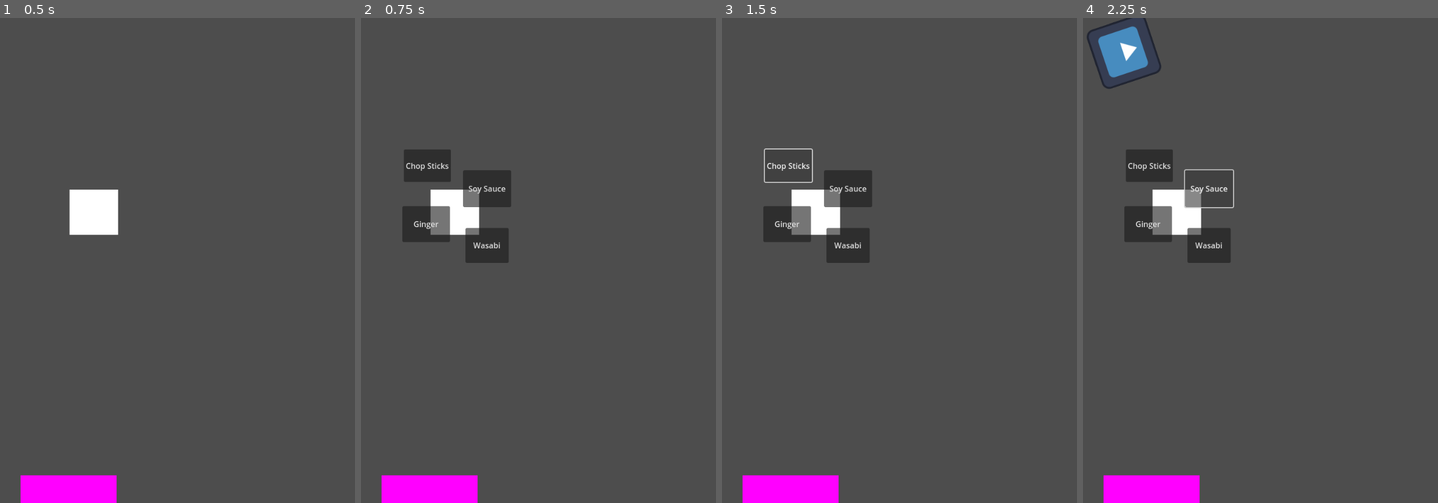
Above: before the commit, frames 1-4 (left to right).
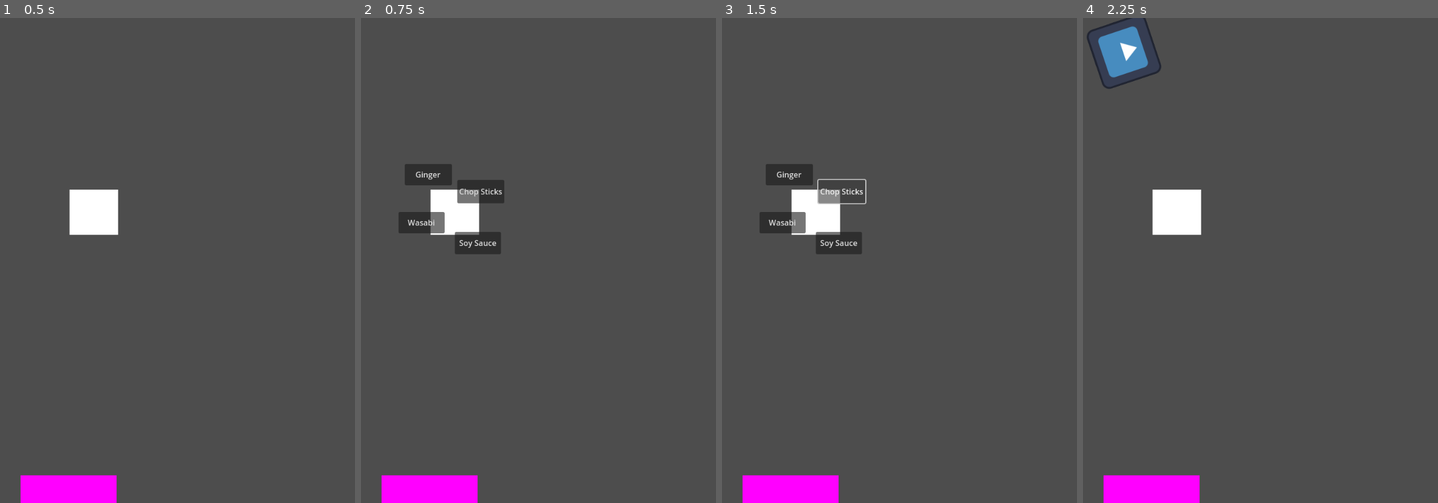
Above: after the commit, the same moments.

Repository: john9francis/sushi-attack
Game: Godot game, scene res://scripts/main.tscn
Same seed, same stepped clock (60 frames per second), same inputs: the game is played once before the commit and once after it. The engine's default icon, where the game draws it, is replaced by a stand-in: a white triangle on a blue panel in a dark square.
Inputs (mouse positions are in pixels of both pictures, inside the frame that each line leads up to):
- Up to frame 1 (0.5 s): no input
- Up to frame 2 (0.75 s): tap Enter at 0.5 s; move the mouse to (453, 212) at 0.52 s; press the mouse at (453, 212) at 0.53 s
- Up to frame 3 (1.5 s): release the mouse at (814, 212) at 1.25 s; click "Chop Sticks" at 1.25 s
- Up to frame 4 (2.25 s): click "Soy Sauce" at 2 s

Frame 1 is identical in both runs. In frame 2, 2.5% of the frame differs, in the area x 10-43%, y 27-51%; in frame 3, 2.2%; in frame 4, 3.0%, in the area x 11-43%, y 27-51%.

Commit message:
beginning to create towers and link them to the tower platform

Diff:
--- /dev/null
+++ b/scripts/ss_tower.tscn
@@ -0,0 +1,16 @@
+[gd_scene load_steps=3 format=3 uid="uid://djnu4nstia70d"]
+
+[sub_resource type="CircleShape2D" id="CircleShape2D_2a3g2"]
+radius = 179.025
+
+[sub_resource type="CanvasTexture" id="CanvasTexture_6dy65"]
+
+[node name="SSTower" type="Area2D"]
+
+[node name="CollisionShape2D" type="CollisionShape2D" parent="."]
+shape = SubResource("CircleShape2D_2a3g2")
+
+[node name="Sprite2D" type="Sprite2D" parent="."]
+modulate = Color(0.00392157, 0.164706, 0.0470588, 1)
+scale = Vector2(176.5, 157.5)
+texture = SubResource("CanvasTexture_6dy65")
--- a/scripts/towerPlatform.gd
+++ b/scripts/towerPlatform.gd
@@ -1,6 +1,11 @@
 extends Area2D
 
 var mouse_in_tower = false
+
+@export var CSTower : PackedScene
+@export var SSTower : PackedScene
+@export var GTower : PackedScene
+@export var WTower : PackedScene
 
 # Called when the node enters the scene tree for the first time.
 func _ready():
@@ -26,3 +31,10 @@
 func _on_mouse_exited():
 	mouse_in_tower = false
 	pass # Replace with function body.
+
+
+func _on_ss_button_pressed():
+	# Get rid of the tower gui
+	$TowerGUI.hide()
+
+	pass # Replace with function body.
--- a/scripts/towerPlatform.tscn
+++ b/scripts/towerPlatform.tscn
@@ -2,8 +2,8 @@
 
 [ext_resource type="Script" path="res://scripts/towerPlatform.gd" id="1_2l6tq"]
 
-[sub_resource type="CircleShape2D" id="CircleShape2D_2bija"]
-radius = 109.018
+[sub_resource type="CircleShape2D" id="CircleShape2D_4g0tv"]
+radius = 114.018
 
 [sub_resource type="CanvasTexture" id="CanvasTexture_yabk0"]
 
@@ -11,7 +11,8 @@
 script = ExtResource("1_2l6tq")
 
 [node name="CollisionShape2D" type="CollisionShape2D" parent="."]
-shape = SubResource("CircleShape2D_2bija")
+position = Vector2(5, 2)
+shape = SubResource("CircleShape2D_4g0tv")
 
 [node name="Sprite2D" type="Sprite2D" parent="."]
 position = Vector2(1, 5.5)
@@ -24,38 +25,39 @@
 offset_right = 40.0
 offset_bottom = 40.0
 
-[node name="Button" type="Button" parent="TowerGUI"]
+[node name="CSButton" type="Button" parent="TowerGUI"]
 layout_mode = 0
-offset_left = -104.0
-offset_top = -124.0
-offset_right = -7.0
-offset_bottom = -57.0
+offset_left = 6.0
+offset_top = -61.0
+offset_right = 103.0
+offset_bottom = -13.0
 text = "Chop Sticks"
 
-[node name="Button2" type="Button" parent="TowerGUI"]
+[node name="SSButton" type="Button" parent="TowerGUI"]
 layout_mode = 2
-offset_left = 18.0
-offset_top = -81.0
-offset_right = 117.0
-offset_bottom = -5.0
+offset_left = 1.0
+offset_top = 46.0
+offset_right = 96.0
+offset_bottom = 92.0
 text = "Soy Sauce"
 
-[node name="Button3" type="Button" parent="TowerGUI"]
+[node name="GButton" type="Button" parent="TowerGUI"]
 layout_mode = 2
-offset_left = -107.0
-offset_top = -7.0
-offset_right = -9.0
-offset_bottom = 67.0
+offset_left = -102.0
+offset_top = -94.0
+offset_right = -5.0
+offset_bottom = -50.0
 text = "Ginger"
 
-[node name="Button4" type="Button" parent="TowerGUI"]
+[node name="WButton" type="Button" parent="TowerGUI"]
 layout_mode = 2
-offset_left = 23.0
-offset_top = 38.0
-offset_right = 112.0
-offset_bottom = 110.0
+offset_left = -115.0
+offset_top = 5.0
+offset_right = -20.0
+offset_bottom = 49.0
 text = "Wasabi
 "
 
 [connection signal="mouse_entered" from="." to="." method="_on_mouse_entered"]
 [connection signal="mouse_exited" from="." to="." method="_on_mouse_exited"]
+[connection signal="pressed" from="TowerGUI/SSButton" to="." method="_on_ss_button_pressed"]
